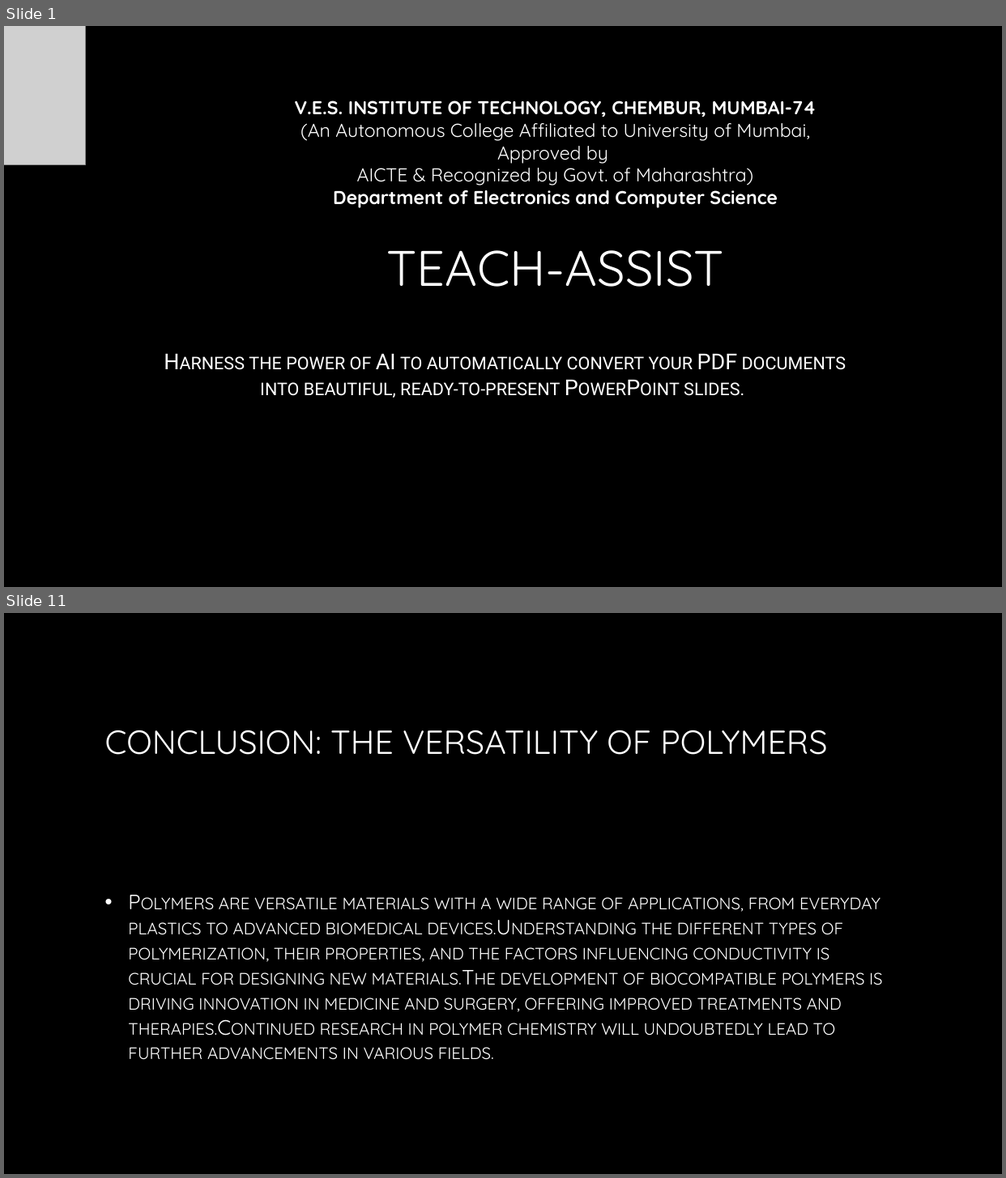
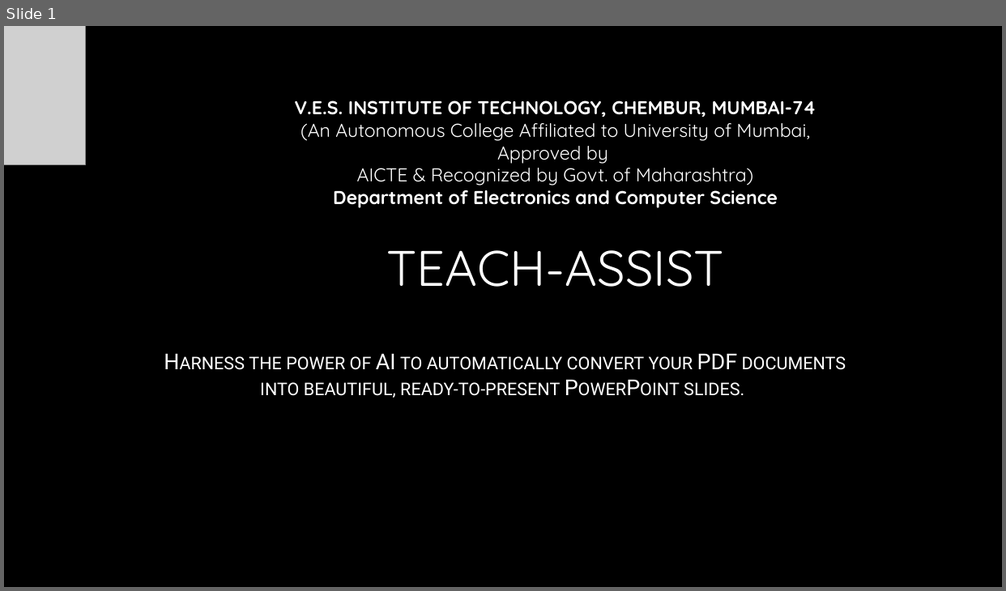
Before and after one commit to AdityaB-11/Pdf_to_presentation_GenAI, a slide deck: output/generated_presentation.pptx. Shown one above the other, each under a label of ours: slides 1 and 11 before the commit, slide 1 after it; the slides between them are not shown. The pictures are 1006x1178 and 1006x591 pixels, drawn with LibreOffice and Linux fonts; fonts in the diff are those of the drawing; grey boxes stand for pictures; background and template pictures are left out. Boxes give left, top, right and bottom in pixels: in the first picture for what was removed or moved away, otherwise in the second. Text is boxed around its words. In the diff, an @@ line names an element or a change of style, - is before the commit and + after.

```diff
--- a/output/generated_presentation.pptx
+++ b/output/generated_presentation.pptx
@@ slide 11 removed at box(4, 613, 1002, 1174), background picture (left out) @@
@@ title removed at box(105, 730, 827, 755) @@
-CONCLUSION: THE VERSATILITY OF POLYMERS
@@ text removed at box(128, 897, 883, 1060) @@
-• Polymers are versatile materials with a wide range of applications, from everyday plastics to advanced biomedical devices.Understanding the different types of polymerization, their properties, and the factors influencing conductivity is crucial for designing new materials.The development of biocompatible polymers is driving innovation in medicine and surgery, offering improved treatments and therapies.Continued research in polymer chemistry will undoubtedly lead to further advancements in various fields.
```
Also in this commit, not shown: 2 slides changed, 12 slides added, 7 other slides removed, 4 other files.
